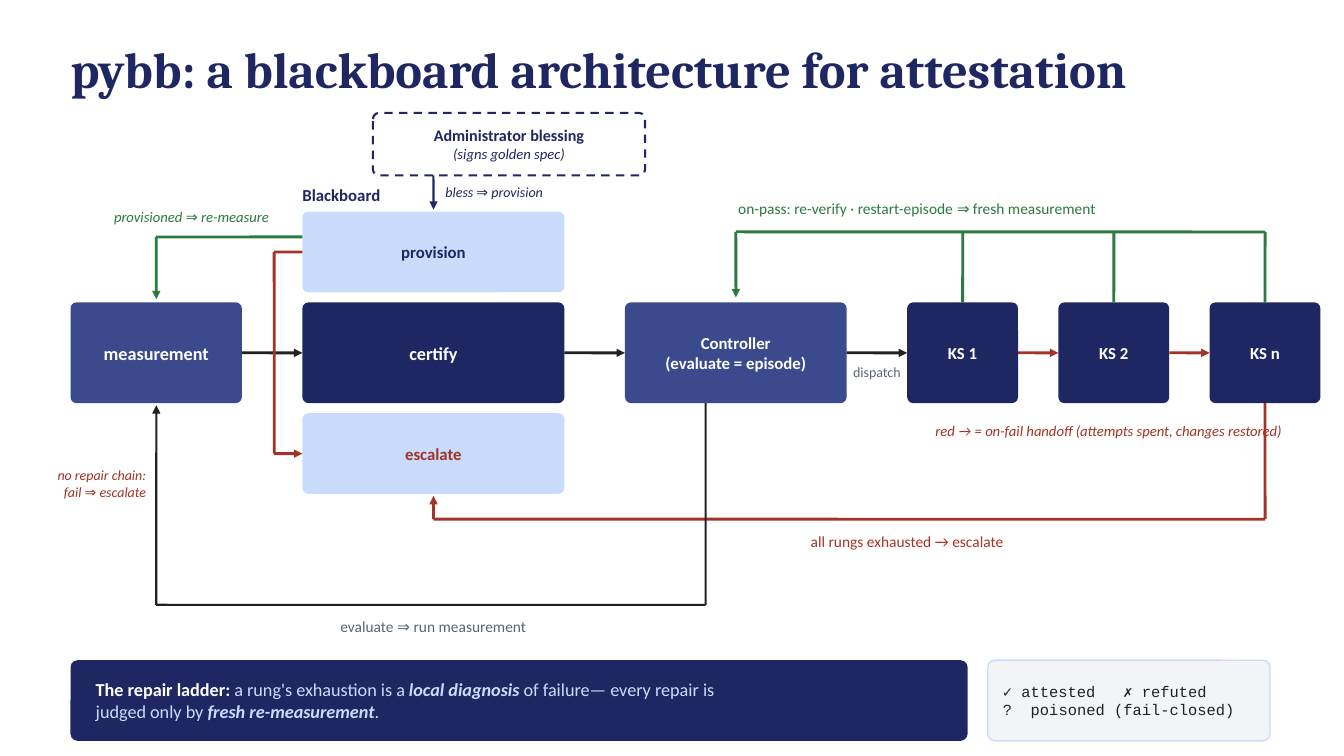
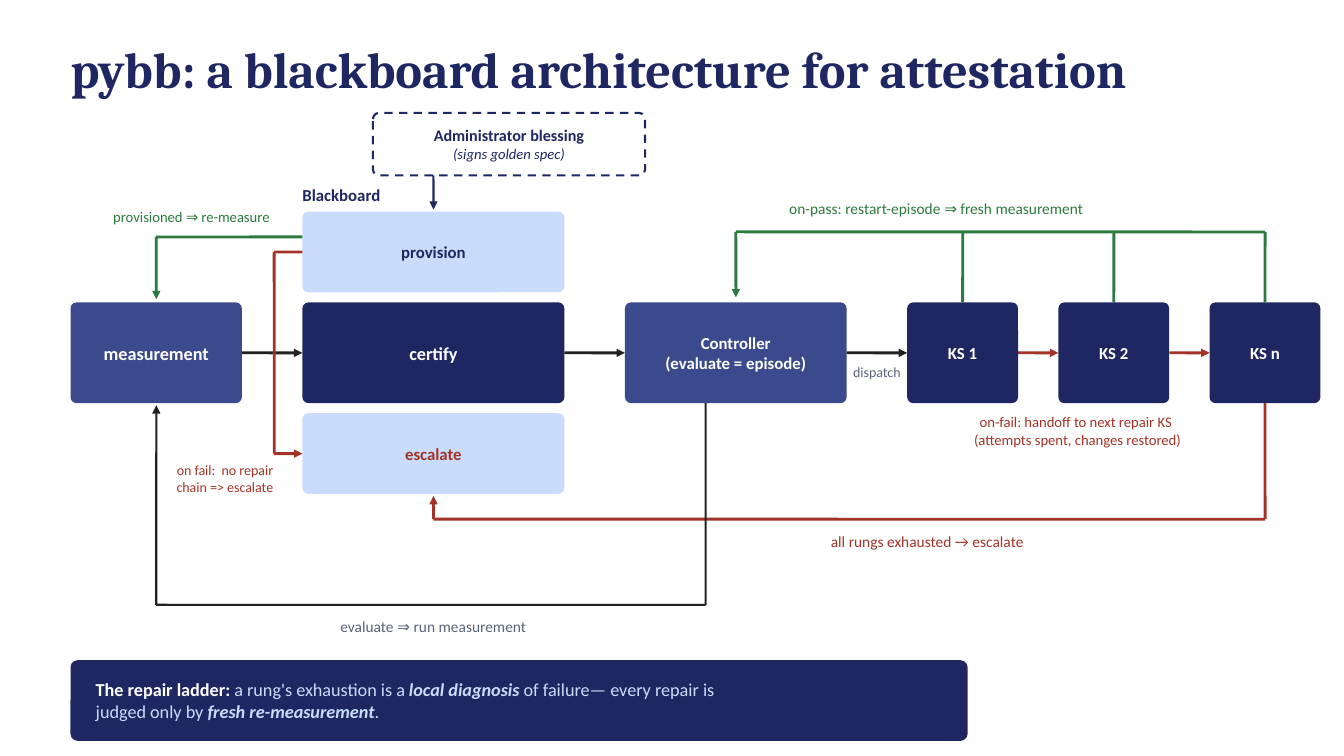
Before and after one commit to ku-sldg/pybb, a slide deck: slide 5 of docs/video_slides_draft.pptx. Drawn at 1344x756 pixels with LibreOffice and Linux fonts; fonts in the diff are those of the drawing. Boxes give left, top, right and bottom in pixels: in the first picture for what was removed or moved away, otherwise in the second. Text is boxed around its words. In the diff, an @@ line names an element or a change of style, - is before the commit and + after.

```diff
--- a/docs/video_slides_draft.pptx
+++ b/docs/video_slides_draft.pptx
@@ text "provisioned ⇒ re-measure" at (113,212,269,225): italic off @@
@@ text removed at (445,187,542,199) @@
-bless ⇒ provision
@@ text at (789,203,1084,217): text changed @@
-on-pass: re-verify · restart-episode ⇒ fresh measurement
+on-pass: restart-episode ⇒ fresh measurement
@@ text at (974,416,1180,448): text changed; italic off @@
-red → = on-fail handoff (attempts spent, changes restored)
+on-fail: handoff to next repair KS
+(attempts spent, changes restored)
@@ text at (177,465,273,492): text changed; italic off @@
-no repair chain:
-fail ⇒ escalate
+on fail: no repair chain => escalate
@@ text "all rungs exhausted → escalate": place and size @@
-text "all rungs exhausted → escalate" at (811,536,1003,550)
+text "all rungs exhausted → escalate" at (831,536,1023,550)
@@ rounded rectangle removed at (988,660,1270,741) @@
@@ text removed at (1021,686,1234,719) @@
-✓ attested ✗ refuted
-? poisoned (fail-closed)
```
Also in this commit, not shown: 1 other slide changed, 2 other files.
